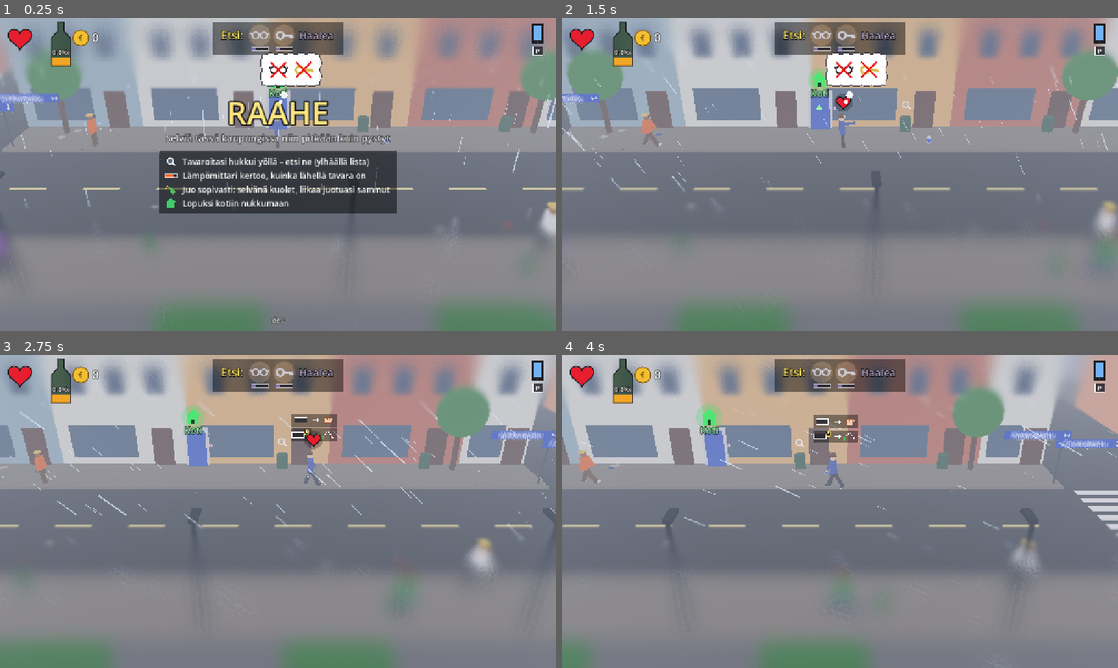
Above: before the commit, frames 1-4 (two rows, left to right).
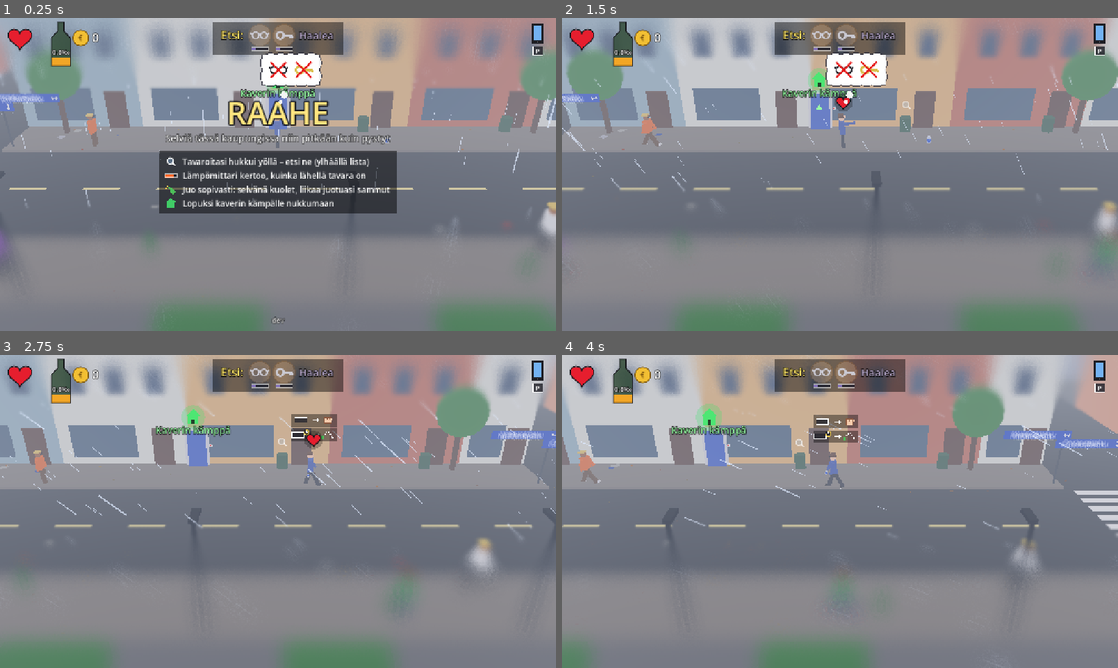
Above: after the commit, the same moments.

Repository: Ecculi/GoodMorningMoonshine
Game: Godot game, scene res://scenes/main.tscn
The game is run twice, just before and just after one commit, with the same random seed, the same clock (stepped at 60 frames per second) and the same inputs.
Inputs (mouse positions are in pixels of both pictures, inside the frame that each line leads up to):
- Up to frame 1 (0.25 s): no input
- Up to frame 2 (1.5 s): tap Enter at 0.5 s; move the mouse to (962, 158) at 0.52 s; hold Right (move_right) 0.53-1.25 s; hold Space (action) 0.53-1.25 s; click (962, 158) at 0.67 s; drag from (728, 190) to (812, 237) at 1.27 s
- Up to frame 3 (2.75 s): move the mouse to (333, 442) at 2.02 s; hold Right (move_right) from 2.03 s (still down); hold Shift (run) from 2.03 s (still down)
- Up to frame 4 (4 s): release Right (move_right) at 2.75 s; release Shift (run) at 2.75 s; drag from (812, 574) to (673, 464) at 2.77 s; move the mouse to (1006, 558) at 3.52 s; hold Left (move_left) from 3.53 s (still down); tap Enter at 3.6 s

The runs differ from the first frame. In frame 1, 0.6% of the frame differs, in the area x 39-60%, y 22-61%; in frame 2, 0.3%; in frame 3, 0.3%; in frame 4, 0.3%.

Commit message:
A friend's flat is called 'Kaverin kämppä', never home, in all texts
Co-Authored-By: Claude Opus 5.5 <noreply@anthropic.com>
Claude-Session: https://claude.ai/code/session_014p1PeeGbmYxJmsVU4HYhz4

Diff:
--- a/localization/strings.csv
+++ b/localization/strings.csv
@@ -199,3 +199,7 @@
 CAP_GLASS_2,Pyöräilijät kiertävät paikkaa yhä kaukaa.
 ACH_DOG_TRADE,Vaihtokauppa
 ACH_DOG_TRADE_DESC,Saa koira luopumaan hukatusta tavarastasi makkaraa vastaan.
+HOME_LABEL_FRIEND,Kaverin kämppä
+HOME_FOUND_FRIEND,Löysit kaverin kämpälle!
+GO_HOME_FRIEND,Kaikki löytyi – nyt kaverin kämpälle!
+INTRO_4_FRIEND,Lopuksi kaverin kämpälle nukkumaan
--- a/scripts/game_state.gd
+++ b/scripts/game_state.gd
@@ -512,6 +512,12 @@
 ## Entering the home door ends the day. Without keys the character sleeps
 ## in the stairwell outside the door.
 ## `place`: "home", "stairs", "basement" or "friend".
+## Text key for "home": a friend's flat is never called home in the game
+## (KEY_FRIEND instead of KEY).
+func home_key(key: String) -> String:
+	return key + "_FRIEND" if home_type == "friend" else key
+
+
 func go_home(place: String) -> void:
 	if lost.is_empty():
 		bonus += 500
--- a/scripts/hud.gd
+++ b/scripts/hud.gd
@@ -140,7 +140,7 @@
 	draw_string_outline(font, Vector2(0, y + 40), sub, HORIZONTAL_ALIGNMENT_CENTER, vs.x, 22, 6, Color(0, 0, 0, 0.8 * a))
 	draw_string(font, Vector2(0, y + 40), sub, HORIZONTAL_ALIGNMENT_CENTER, vs.x, 22, Color(1, 1, 1, 0.9 * a))
 	# What to do, in three short lines with pictures.
-	var lines := [["SEARCH", tr("INTRO_1")], ["THERMO", tr("INTRO_2")], ["ACT_DRINK", tr("INTRO_3")], ["HOME", tr("INTRO_4")]]
+	var lines := [["SEARCH", tr("INTRO_1")], ["THERMO", tr("INTRO_2")], ["ACT_DRINK", tr("INTRO_3")], ["HOME", tr(GameState.home_key("INTRO_4"))]]
 	var bw := 0.0
 	for ln in lines:
 		bw = maxf(bw, font.get_string_size(ln[1], HORIZONTAL_ALIGNMENT_LEFT, -1, 19).x)
@@ -805,7 +805,7 @@
 	if _home_flash_t > 0.0:
 		_home_flash_t -= get_process_delta_time()
 		var a := clampf(_home_flash_t / 0.6, 0.0, 1.0)
-		var msg := tr("HOME_FOUND")
+		var msg := tr(GameState.home_key("HOME_FOUND"))
 		draw_string_outline(font, Vector2(0, vs.y * 0.3), msg, HORIZONTAL_ALIGNMENT_CENTER, vs.x, 54, 12,
 			Color(0, 0, 0, 0.8 * a))
 		draw_string(font, Vector2(0, vs.y * 0.3), msg, HORIZONTAL_ALIGNMENT_CENTER, vs.x, 54, Color(0.5, 1.0, 0.55, a))
@@ -821,9 +821,9 @@
 	draw_colored_polygon(PackedVector2Array([sp + Vector2(-18, -3) * k, sp + Vector2(0, -21) * k,
 		sp + Vector2(18, -3) * k]), house)
 	draw_rect(Rect2(sp + Vector2(-4, 5) * k, Vector2(8, 11) * k), Color(0.1, 0.1, 0.1, 0.8))
-	var lbl := tr("HOME_LABEL")
-	draw_string_outline(font, sp + Vector2(-60, 38), lbl, HORIZONTAL_ALIGNMENT_CENTER, 120, 22, 6, Color.BLACK)
-	draw_string(font, sp + Vector2(-60, 38), lbl, HORIZONTAL_ALIGNMENT_CENTER, 120, 22, Color(0.6, 1.0, 0.65))
+	var lbl := tr(GameState.home_key("HOME_LABEL"))
+	draw_string_outline(font, sp + Vector2(-110, 38), lbl, HORIZONTAL_ALIGNMENT_CENTER, 220, 22, 6, Color.BLACK)
+	draw_string(font, sp + Vector2(-110, 38), lbl, HORIZONTAL_ALIGNMENT_CENTER, 220, 22, Color(0.6, 1.0, 0.65))
 	# Right at the door: the button goes to bed.
 	if dx <= 0.9 and pl.position.z <= -6.0:
 		var c := sp + Vector2(0, 68)
@@ -1089,7 +1089,7 @@
 		if GameState.is_lost(id):
 			all_found = false
 	if all_found:
-		var text := tr("GO_HOME")
+		var text := tr(GameState.home_key("GO_HOME"))
 		var tw := font.get_string_size(text, HORIZONTAL_ALIGNMENT_LEFT, -1, 26).x
 		var bw := tw + 90.0
 		var br := Rect2(Vector2((vs.x - bw) * 0.5, 10), Vector2(bw, 60))
Not shown, changed: DESIGN.md
